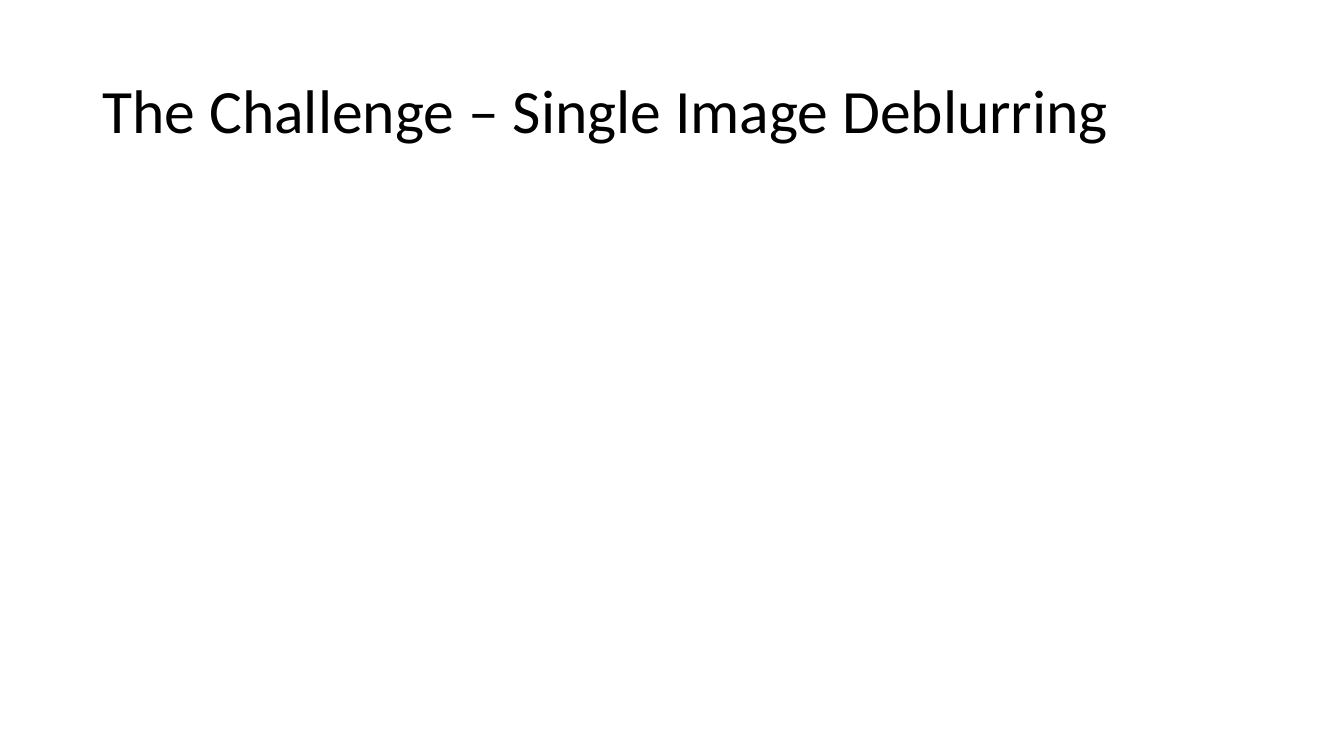
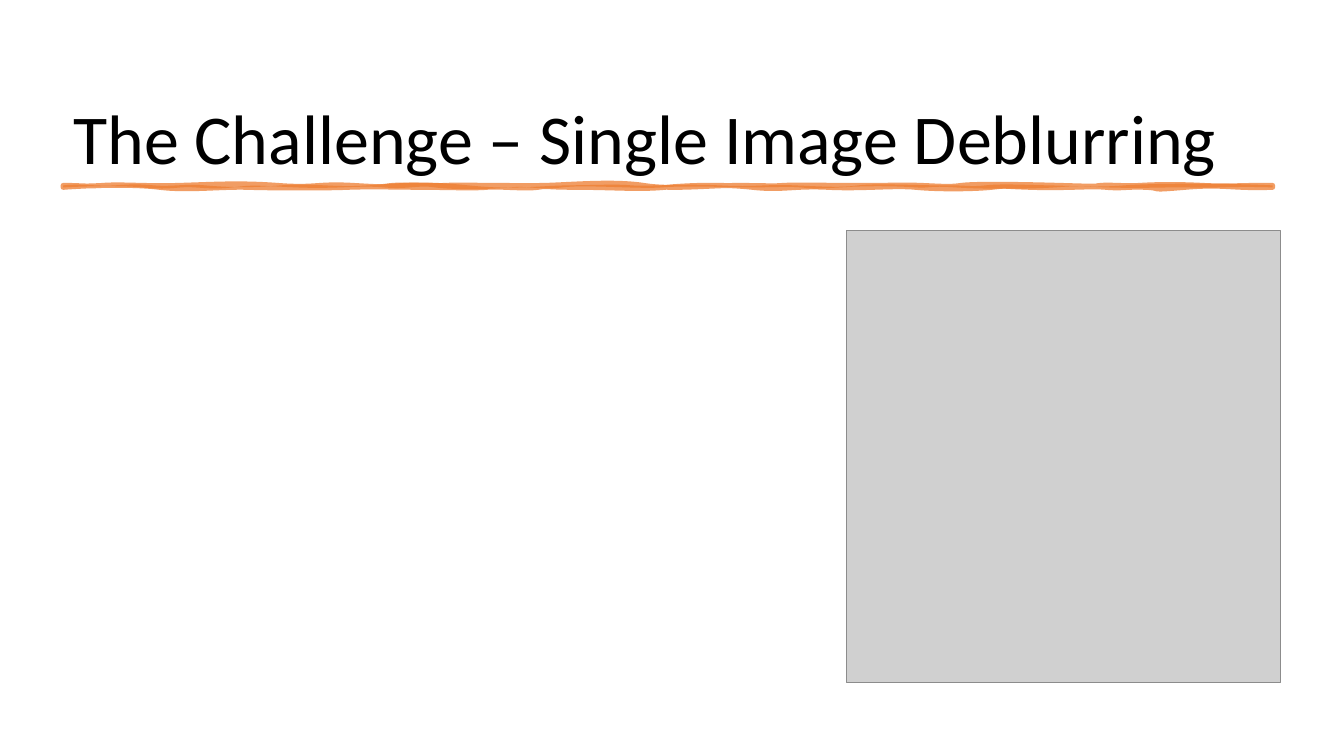
Before and after one commit to Tomlevron/Digital-image-processing, a slide deck: slide 3 of Slideshow/Scale-recurrent network for deblurring.pptx. Drawn at 1344x756 pixels with LibreOffice and Linux fonts; fonts in the diff are those of the drawing; grey boxes stand for pictures. Boxes give left, top, right and bottom in pixels: in the first picture for what was removed or moved away, otherwise in the second. Text is boxed around its words. In the diff, an @@ line names an element or a change of style, - is before the commit and + after.

```diff
--- a/Slideshow/Scale-recurrent network for deblurring.pptx
+++ b/Slideshow/Scale-recurrent network for deblurring.pptx
@@ title "The Challenge – Single Image ...": place and size @@
-title "The Challenge – Single Image ..." at box(102, 90, 1108, 144)
+title "The Challenge – Single Image ..." at box(73, 115, 1216, 181)
@@ title "The Challenge – Single Image ..." at box(73, 115, 1216, 181): size 44 to 50 pt; vertical alignment middle to bottom @@
@@ freeform shape added at box(64, 186, 1273, 188), fill #ED7D31 at 75% opacity, outline #ED7D31 3.5 pt @@
@@ picture added at box(846, 231, 1280, 683) @@
```
Also in this commit, not shown: 3 other slides changed, 1 slide added, 20 other files.
